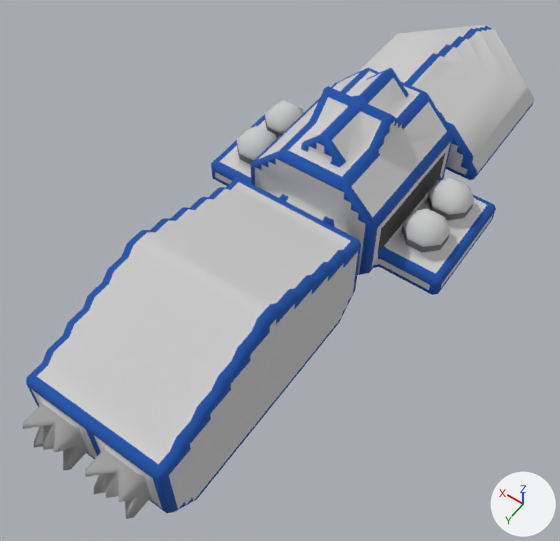
The OBJ model src/jsMain/resources/meshes/diadochi-2-ahriman-class.obj as it was, and as the next commit left it.
Camera for both pictures: a 50 mm camera at (-32.4, 56.8, 87.1) aimed at (2.2, 8.4, 11.1). Arrows for +X, +Y and +Z are at lower right; the lights stay in place. Where no turn or scale is listed for an object, it has been applied to the vertices.

The older version as bpy lines, for what is in view:
```python
me_diadochi_2_ahriman_class = bpy.data.meshes.new('diadochi-2-ahriman-class')
me_diadochi_2_ahriman_class.from_pydata(...)  # 2197 vertices, 4072 faces; spans x -16.5..16.5, y -44.0..44.0, z -0.1..30.9
me_diadochi_2_ahriman_class.materials.append(mat_diadochi_2_ahriman_class)
ob_diadochi_2_ahriman_class = bpy.data.objects.new('diadochi-2-ahriman-class', me_diadochi_2_ahriman_class)
ob_diadochi_2_ahriman_class.location = (0.0, 0.0, 0.0)
```
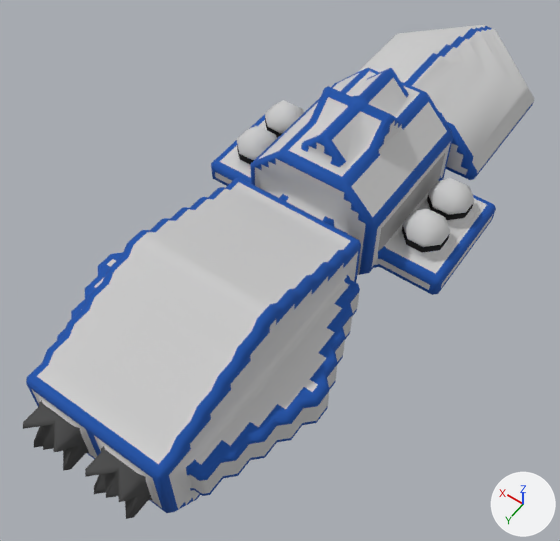
What differs and where, as boxes (x1, y1, x2, y2) in the pictures (560 x 541 px):
part 1 of me_diadochi_2_ahriman_class, built on
    before: (34, 107, 473, 518)
    after: (57, 114, 473, 501)
part 2 of me_diadochi_2_ahriman_class, surface changed
    both: (23, 127, 473, 519)

Edits to the bpy script that builds the scene:
```text
Change me_diadochi_2_ahriman_class:
    used by ob_diadochi_2_ahriman_class; location = (0.0, 0.0, 0.0)
    remove me_diadochi_2_ahriman_class.from_pydata(...)  # 2197 vertices, 4072 faces; spans x -16.5..16.5, y -44.0..44.0, z -0.1..30.9
    add me_diadochi_2_ahriman_class.from_pydata(...)  # 2591 vertices, 4857 faces; spans x -16.5..16.5, y -44.0..44.0, z -0.1..30.9
    me_diadochi_2_ahriman_class part 1: 6 vertices moved from x -13.0..5.0, y -8.5..43.5, z 17.4..21.4 to x -13.0..4.0, y -8.0..43.5, z 17.9..21.4; 16 vertices removed from x -11.0..11.0, y -14.8..43.5, z 9.4..21.9; 410 vertices added at x -14.5..14.5, y -13.5..43.5, z 9.4..30.4
    me_diadochi_2_ahriman_class part 2: 712 kept faces spanning x -14.5..14.5, y -43.0..44.0, z -0.1..22.2 get new texture (UV) coordinates
```
